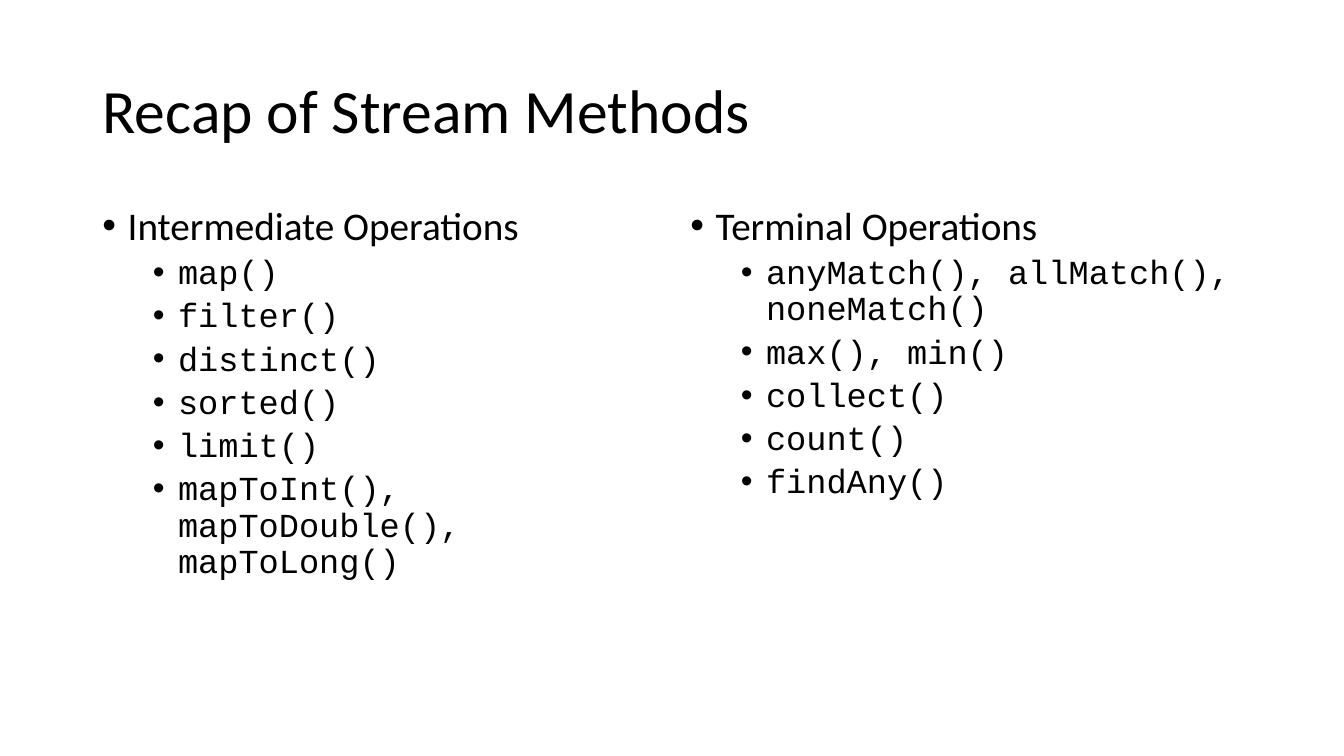
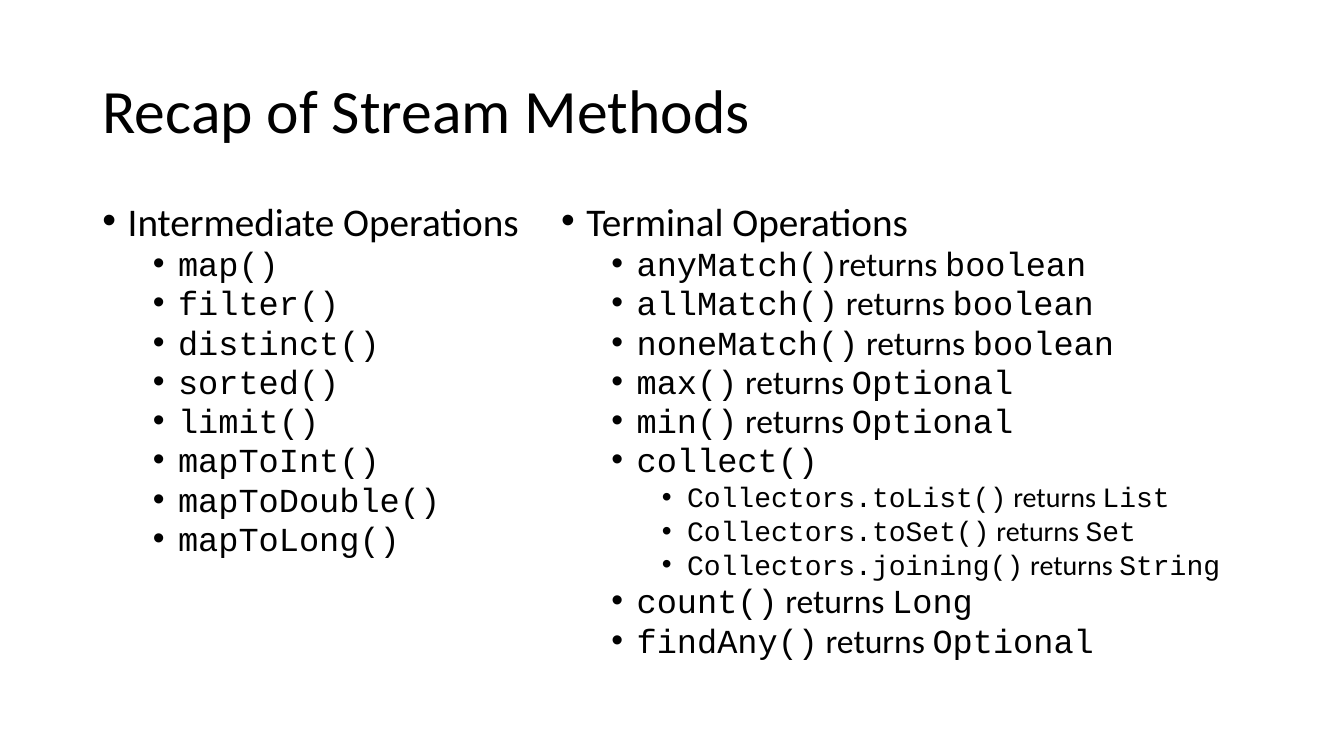
Before and after one commit to jdifebo/java8, a slide deck: slide 58 of presentation.pptx. Drawn at 1344x756 pixels with LibreOffice and Linux fonts; fonts in the diff are those of the drawing. Boxes give left, top, right and bottom in pixels: in the first picture for what was removed or moved away, otherwise in the second. Text is boxed around its words. In the diff, an @@ line names an element or a change of style, - is before the commit and + after.

```diff
--- a/presentation.pptx
+++ b/presentation.pptx
@@ text at bbox=[128, 208, 519, 440]: line spacing 0.9 to 0.8 @@
@@ text "Terminal Operations": place and size @@
-text "Terminal Operations" at bbox=[716, 212, 1230, 500]
+text "Terminal Operations" at bbox=[586, 208, 1220, 660]
@@ text at bbox=[586, 208, 907, 479]: line spacing 0.9 to 0.8 @@
@@ text at bbox=[637, 252, 1114, 440]: text changed @@
-  • anyMatch(), allMatch(), noneMatch()
-  • max(), min()
+  • anyMatch()returns boolean
+  • allMatch() returns boolean
+  • noneMatch() returns boolean
+  • max() returns Optional
+  • min() returns Optional
@@ text at bbox=[178, 448, 440, 558]: text changed @@
-  • mapToInt(), mapToDouble(), mapToLong()
+  • mapToInt()
+  • mapToDouble()
+  • mapToLong()
@@ text at bbox=[637, 488, 1220, 660]: text changed; size 24 to 20 pt @@
-  • count()
-  • findAny()
+    • Collectors.toList() returns List
+    • Collectors.toSet() returns Set
+    • Collectors.joining() returns String
+  • count() returns Long
+  • findAny() returns Optional
```
Also in this commit, not shown: 3 other slides changed, 2 other files.
